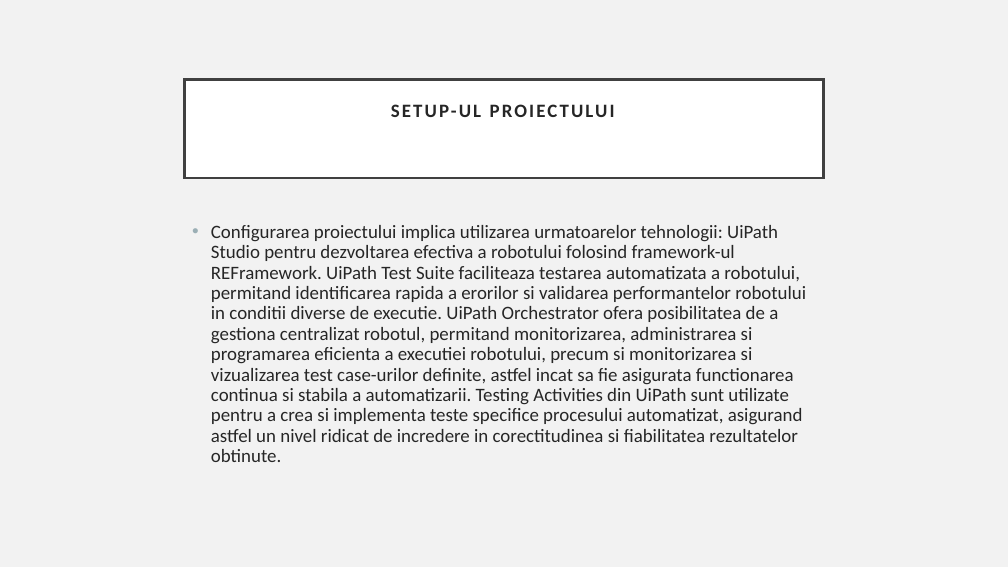
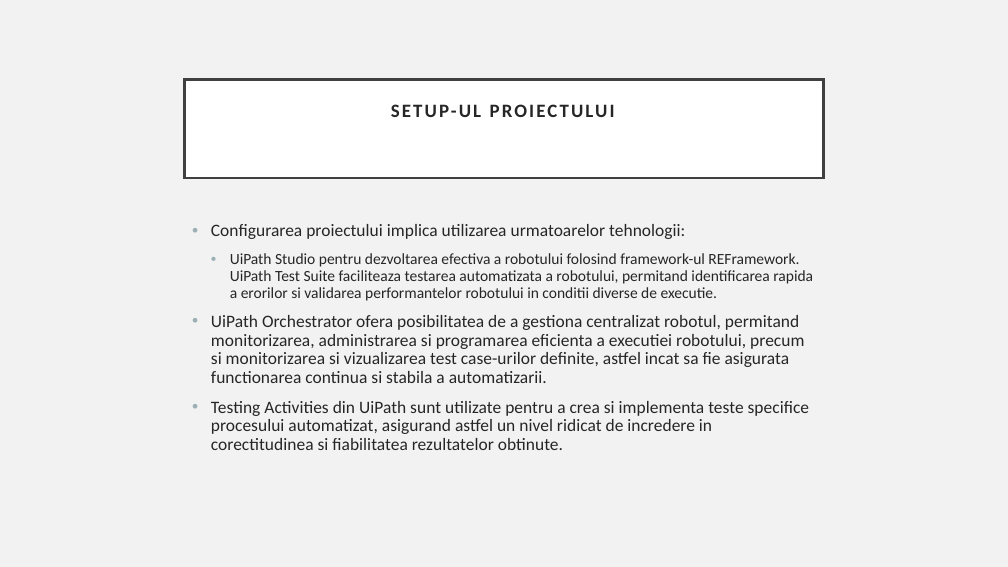
Before and after one commit to lzrwilliam/TestingOnRPAInvoiceExtractor, a slide deck: slide 4 of testarea sistemelor software.pptx. Drawn at 1008x567 pixels with LibreOffice and Linux fonts; fonts in the diff are those of the drawing. Boxes give left, top, right and bottom in pixels: in the first picture for what was removed or moved away, otherwise in the second. Text is boxed around its words. In the diff, an @@ line names an element or a change of style, - is before the commit and + after.

Commit message:
Final version ppt

```diff
--- a/testarea sistemelor software.pptx
+++ b/testarea sistemelor software.pptx
@@ text at bbox=[211, 224, 813, 450]: text changed; size 18 to 16.6 pt @@
-• Configurarea proiectului implica utilizarea urmatoarelor tehnologii: UiPath Studio pentru dezvoltarea efectiva a robotului folosind framework-ul REFramework. UiPath Test Suite faciliteaza testarea automatizata a robotului, permitand identificarea rapida a erorilor si validarea performantelor robotului in conditii diverse de executie. UiPath Orchestrator ofera posibilitatea de a gestiona centralizat robotul, permitand monitorizarea, administrarea si programarea eficienta a executiei robotului, precum si monitorizarea si vizualizarea test case-urilor definite, astfel incat sa fie asigurata functionarea continua si stabila a automatizarii. Testing Activities din UiPath sunt utilizate pentru a crea si implementa teste specifice procesului automatizat, asigurand astfel un nivel ridicat de incredere in corectitudinea si fiabilitatea rezultatelor obtinute.
+• Configurarea proiectului implica utilizarea urmatoarelor tehnologii:
+  • UiPath Studio pentru dezvoltarea efectiva a robotului folosind framework-ul REFramework. UiPath Test Suite faciliteaza testarea automatizata a robotului, permitand identificarea rapida a erorilor si validarea performantelor robotului in conditii diverse de executie.
+• UiPath Orchestrator ofera posibilitatea de a gestiona centralizat robotul, permitand monitorizarea, administrarea si programarea eficienta a executiei robotului, precum si monitorizarea si vizualizarea test case-urilor definite, astfel incat sa fie asigurata functionarea continua si stabila a automatizarii.
+• Testing Activities din UiPath sunt utilizate pentru a crea si implementa teste specifice procesului automatizat, asigurand astfel un nivel ridicat de incredere in corectitudinea si fiabilitatea rezultatelor obtinute.
```
Also in this commit, not shown: 7 other slides changed, 2 slides added, 2 slides removed.
